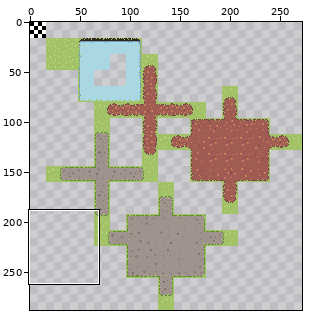
Sprite sheet -- tilesets/tile_outdoor/output_tileset.png. Above, an overview of the earlier version with the close-up marked.
Close-up. Before:
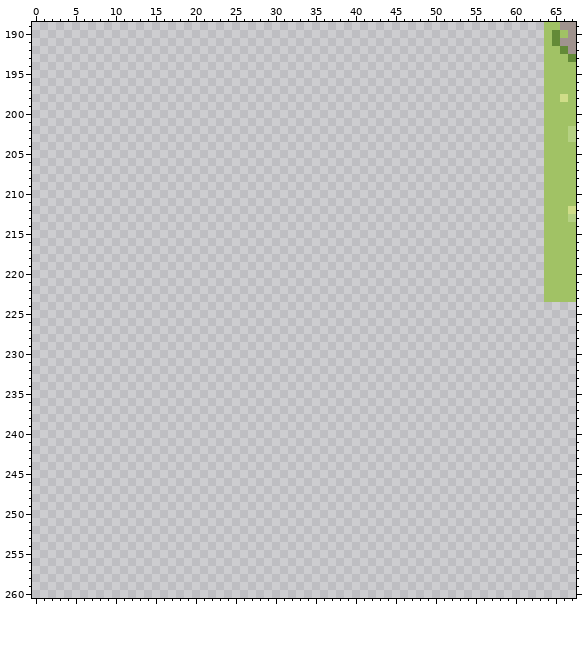
The file is 272x288 pixels. Shown: x 0..67, y 189..260.
After the commit:
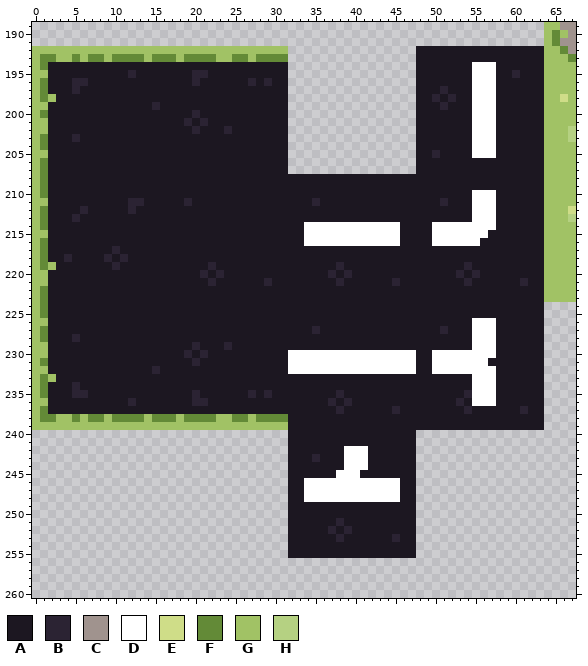
Palette (. is transparent): A #1c1721  B #2b2333  C #a0938e  D #ffffff  E #cfdd88  F #638a37  G #a1c265  H #b5d182
What changed:
y 192: x 0..31 ................................ -> GGGGGGGGGGGGGGGGGGGGGGGGGGGGGGGG; x 48..63 ................ -> AAAAAAAAAAAAAAAA
y 193: x 0..31 ................................ -> GFFGGFGFFGFFFFGFFFGFFFFGGFFGFFFF; x 48..63 ................ -> AAAAAAAAAAAAAAAA
y 194: x 0..31 ................................ -> GFAAAAAAAAAAAAAAAAAAAAAAAAAAAAAA; x 48..63 ................ -> AAAAAAADDDAAAAAA
y 195: x 0..31 ................................ -> GGAAAAAAAAAABAAAAAAABBAAAAAAAAAA; x 48..63 ................ -> AAAAAAADDDAABAAA
y 196: x 0..31 ................................ -> GFAAABBAAAAAAAAAAAAABAAAAAABABAA; x 48..63 ................ -> AAAAAAADDDAAAAAA
y 197: x 0..31 ................................ -> GFAAABAAAAAAAAAAAAAAAAAAAAAAAAAA; x 48..63 ................ -> AAABAAADDDAAAAAA
y 198: x 0..31 ................................ -> GFGAAAAAAAAAAAAAAAAAAAAAAAAAAAAA; x 48..63 ................ -> AABABAADDDAAAAAA
y 199: x 0..31 ................................ -> GGAAAAAAAAAAAAABAAAAAAAAAAAAAAAA; x 48..63 ................ -> AAABAAADDDAAAAAA
y 200: x 0..31 ................................ -> GFAAAAAAAAAAAAAAAAAABAAAAAAAAAAA; x 48..63 ................ -> AAAAAAADDDAAAAAA
y 201: x 0..31 ................................ -> GGAAAAAAAAAAAAAAAAABABAAAAAAAAAA; x 48..63 ................ -> AAAAAAADDDAAAAAA
y 202: x 0..31 ................................ -> GGAAAAAAAAAAAAAAAAAABAAABAAAAAAA; x 48..63 ................ -> AAAAAAADDDAAAAAA
y 203: x 0..31 ................................ -> GFAAABAAAAAAAAAAAAAAAAAAAAAAAAAA; x 48..63 ................ -> AAAAAAADDDAAAAAA
y 204: x 0..31 ................................ -> GFAAAAAAAAAAAAAAAAAAAAAAAAAAAAAA; x 48..63 ................ -> AAAAAAADDDAAAAAA
y 205: x 0..31 ................................ -> GGAAAAAAAAAAAAAAAAAAAAAAAAAAAAAA; x 48..63 ................ -> AABAAAADDDAAAAAA
y 206..207: x 0..31 ................................ -> GFAAAAAAAAAAAAAAAAAAAAAAAAAAAAAA; x 48..63 ................ -> AAAAAAAAAAAAAAAA
y 208..209: x 0..63 ................................................................ -> GFAAAAAAAAAAAAAAAAAAAAAAAAAAAAAAAAAAAAAAAAAAAAAAAAAAAAAAAAAAAAAA
y 210: x 0..63 ................................................................ -> GFAAAAAAAAAAAAAAAAAAAAAAAAAAAAAAAAAAAAAAAAAAAAAAAAAAAAADDDAAAAAA
y 211: x 0..63 ................................................................ -> GGAAAAAAAAAABBAAAAABAAAAAAAAAAAAAAABAAAAAAAAAAAAAAABAAADDDAAAAAA
y 212: x 0..63 ................................................................ -> GFAAAABAAAAABAAAAAAAAAAAAAAAAAAAAAAAAAAAAAAAAAAAAAAAAAADDDAAAAAA
y 213: x 0..63 ................................................................ -> GFAAABAAAAAAAAAAAAAAAAAAAAAAAAAAAAAAAAAAAAAAAAAAAAAAAAADDDAAAAAA
y 214: x 0..63 ................................................................ -> GFAAAAAAAAAAAAAAAAAAAAAAAAAAAAAAAADDDDDDDDDDDDAAAADDDDDDDDAAAAAA
y 215: x 0..63 ................................................................ -> GGAAAAAAAAAAAAAAAAAAAAAAAAAAAAAAAADDDDDDDDDDDDAAAADDDDDDDAAAAAAA
y 216: x 0..63 ................................................................ -> GFAAAAAAAAAAAAAAAAAAAAAAAAAAAAAAAADDDDDDDDDDDDAAAADDDDDDAAAAAAAA
y 217: x 0..63 ................................................................ -> GFAAAAAAAABAAAAAAAAAAAAAAAAAAAAAAAAAAAAAAAAAAAAAAAAAAAAAAAAAAAAA
y 218: x 0..63 ................................................................ -> GFAABAAAABABAAAAAAAAAAAAAAAAAAAAAAAAAAAAAAAAAAAAAAAAAAAAAAAAAAAA
y 219: x 0..63 ................................................................ -> GFGAAAAAAABAAAAAAAAAAABAAAAAAAAAAAAAAABAAAAAAAAAAAAAAABAAAAAAAAA
y 220: x 0..63 ................................................................ -> GGAAAAAAAAAAAAAAAAAAABABAAAAAAAAAAAAABABAAAAAAAAAAAAABABAAAAAAAA
y 221: x 0..63 ................................................................ -> GGAAAAAAAAAAAAAAAAAAAABAAAAAABAAAAAAAABAAAAAABAAAAAAAABAAAAAABAA
y 222..225: x 0..63 ................................................................ -> GFAAAAAAAAAAAAAAAAAAAAAAAAAAAAAAAAAAAAAAAAAAAAAAAAAAAAAAAAAAAAAA
y 226: x 0..63 ................................................................ -> GGAAAAAAAAAAAAAAAAAAAAAAAAAAAAAAAAAAAAAAAAAAAAAAAAAAAAADDDAAAAAA
y 227: x 0..63 ................................................................ -> GFAAAAAAAAAAAAAAAAAAAAAAAAAAAAAAAAABAAAAAAAAAAAAAAABAAADDDAAAAAA
y 228: x 0..63 ................................................................ -> GFAAABAAAAAAAAAAAAAAAAAAAAAAAAAAAAAAAAAAAAAAAAAAAAAAAAADDDAAAAAA
y 229: x 0..63 ................................................................ -> GGAAAAAAAAAAAAAAAAAABAAABAAAAAAAAAAAAAAAAAAAAAAAAAAAAAADDDAAAAAA
y 230: x 0..63 ................................................................ -> GGAAAAAAAAAAAAAAAAABABAAAAAAAAAADDDDDDDDDDDDDDDDAADDDDDDDDAAAAAA
y 231: x 0..63 ................................................................ -> GFAAAAAAAAAAAAAAAAAABAAAAAAAAAAADDDDDDDDDDDDDDDDAADDDDDDDAAAAAAA
y 232: x 0..63 ................................................................ -> GGAAAAAAAAAAAAABAAAAAAAAAAAAAAAADDDDDDDDDDDDDDDDAADDDDDDDDAAAAAA
y 233: x 0..63 ................................................................ -> GFGAAAAAAAAAAAAAAAAAAAAAAAAAAAAAAAAAAAAAAAAAAAAAAAAAAAADDDAAAAAA
y 234: x 0..63 ................................................................ -> GFAAABAAAAAAAAAAAAAAAAAAAAAAAAAAAAAAAAAAAAAAAAAAAAAAAAADDDAAAAAA
y 235: x 0..63 ................................................................ -> GFAAABBAAAAAAAAAAAAABAAAAAABABAAAAAAAABAAAAAAAAAAAAAAABDDDAAAAAA
y 236: x 0..63 ................................................................ -> GGAAAAAAAAAABAAAAAAABBAAAAAAAAAAAAAAABABAAAAAAAAAAAAABADDDAAAAAA
y 237: x 0..63 ................................................................ -> GFAAAAAAAAAAAAAAAAAAAAAAAAAAAAAAAAAAAABAAAAAABAAAAAAAABAAAAAABAA
y 238: x 0..63 ................................................................ -> GFFGGFGFFGFFFFGFFFGFFFFGGFFGFFFFAAAAAAAAAAAAAAAAAAAAAAAAAAAAAAAA
y 239: x 0..63 ................................................................ -> GGGGGGGGGGGGGGGGGGGGGGGGGGGGGGGGAAAAAAAAAAAAAAAAAAAAAAAAAAAAAAAA
y 240..241: x 32..47 ................ -> AAAAAAAAAAAAAAAA
y 242: x 32..47 ................ -> AAAAAAADDDAAAAAA
y 243: x 32..47 ................ -> AAABAAADDDAAAAAA
y 244: x 32..47 ................ -> AAAAAAADDDAAAAAA
y 245: x 32..47 ................ -> AAAAAADDDAAAAAAA
y 246..248: x 32..47 ................ -> AADDDDDDDDDDDDAA
y 249..250: x 32..47 ................ -> AAAAAAAAAAAAAAAA
y 251: x 32..47 ................ -> AAAAAABAAAAAAAAA
y 252: x 32..47 ................ -> AAAAABABAAAAAAAA
y 253: x 32..47 ................ -> AAAAAABAAAAAABAA
y 254..255: x 32..47 ................ -> AAAAAAAAAAAAAAAA
Changed places in both close-ups, as pixel boxes (x1, y1, x2, y2):
added: (32, 46, 544, 558)
